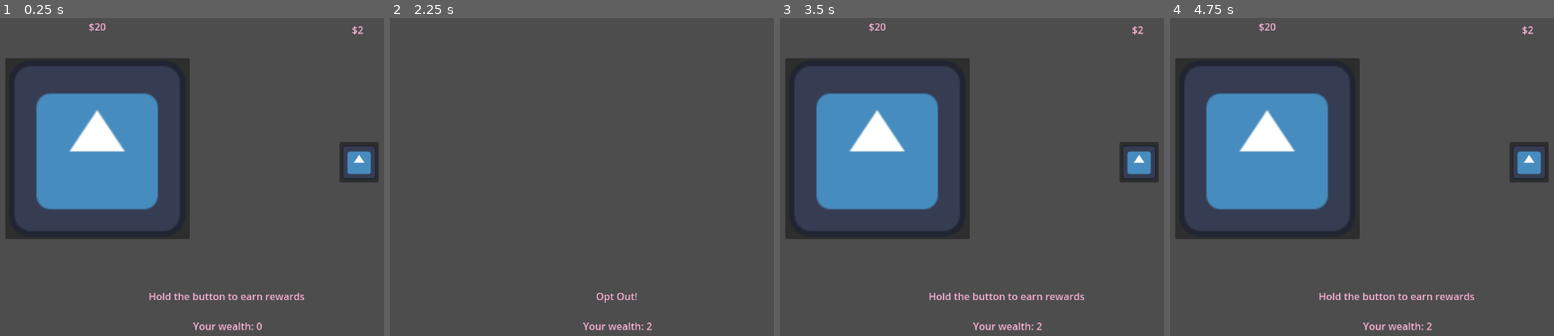
Above: before the commit, frames 1-4 (left to right).
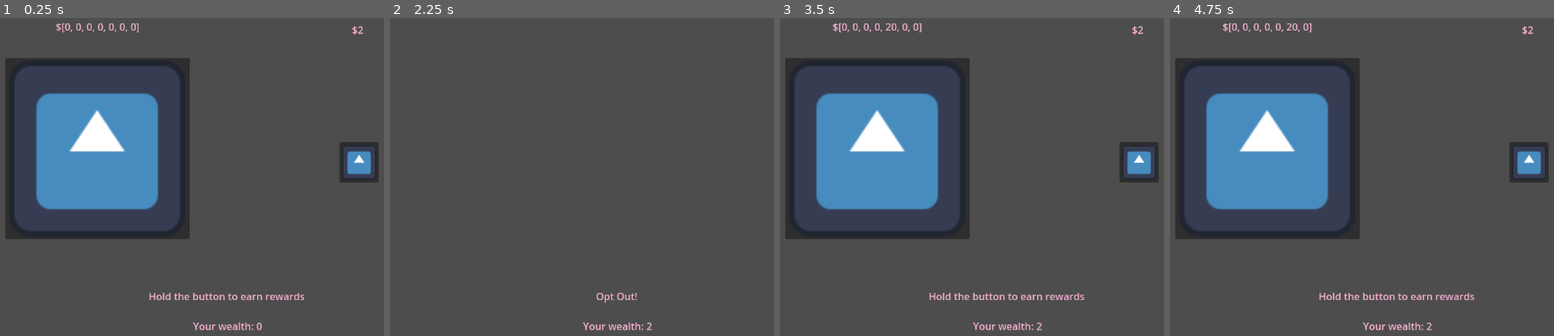
Above: after the commit, the same moments.

Repository: ZHTis/TBIP
Game: Godot game, scene res://main.tscn
The game is run twice, just before and just after one commit, with the same random seed, the same clock (stepped at 60 frames per second) and the same inputs. The engine's default icon, where the game draws it, is replaced by a stand-in: a white triangle on a blue panel in a dark square.
Inputs (mouse positions are in pixels of both pictures, inside the frame that each line leads up to):
- Up to frame 1 (0.25 s): no input
- Up to frame 2 (2.25 s): click (486, 148) at 0.5 s; tap Enter at 1.25 s; click (750, 161) at 2 s
- Up to frame 3 (3.5 s): tap Space at 2.75 s
- Up to frame 4 (4.75 s): click (1266, 148) at 3.5 s; tap Enter at 4.25 s

The runs differ from the first frame. In frame 1, 0.3% of the frame differs, in the area x 14-37%, y 1-5%; in frame 2, nothing differs; in frame 3, 0.3%, in the area x 13-38%, y 1-5%; in frame 4, 0.3%.

Commit message:
822rewardrandomunfinished

Diff:
--- a/Scripts/main.gd
+++ b/Scripts/main.gd
@@ -15,7 +15,7 @@
 # Rewards are distributed with the length of time
 var time_window
 var time_window_template
-var probabilities_reward_hold_template
+var hold_reward_probabilities
 var total_reward_chance
 var inter_trial_interval
 var step # timewindow step
@@ -66,10 +66,10 @@
 func generate_block(case = null):
 	# Generate a block of trials
 	match case:
-		1:
+		1: # unfinished
 			print("Case 1: Time-dependent reward distribution, not finished")
 			BLK1(0.5, 3.5, 0.5, 0.8, 10, 0.8, 9, null)
-		2:
+		2:# unfinished
 			print("Case 2:  not finished")
 			BLK2(10,20,1,2)
 		_:
@@ -105,22 +105,45 @@
 	if mean == null:
 		mean = time_window[0] + (time_window[1] -time_window[0]) /2 # mean
 	else: print("The parameter mean of the reward distribution over time has been set to:", mean)
+
 	# Generate reward templates
 	var templates = calculate_discrete_normal(time_window[0], time_window[1],
 	step, mean,  variance, _total_reward_chance)
-	probabilities_reward_hold_template = templates[0]
-	########### 概率要交叉影响下面这个变量 ##########
+
+	opt_out_reward_template = []
+	opt_out_reward_template.resize(number_of_trials)
+	opt_out_reward_template.fill(2)
+
 	hold_reward_template = []
-	opt_out_reward_template = []
-	hold_reward_template.resize(number_of_trials)
-	opt_out_reward_template.resize(number_of_trials)
-	hold_reward_template.fill(20)
-	opt_out_reward_template.fill(2)
+	hold_reward_probabilities = templates[0]
+	###################################################
+	var filters = []
+	for p in hold_reward_probabilities:
+		var filter = []
+		var n=1000
+		filter.resize(n)
+		filter.fill(0)
+		var n_true = int(p * n)
+		for i in range(n_true):
+			filter[i] = 1
+		filter.shuffle()
+		filter = filter.slice(0, number_of_trials)
+		filters.append(filter)
+	filters = _transpose(filters)
+
+	for i in range(number_of_trials):
+		var filter_of_the_trial = filters[i]
+		var reward_template_of_the_trial = filter_of_the_trial.map(func(x): return x * 20)
+		hold_reward_template.append(reward_template_of_the_trial)
+	###############################################################
+	print("hold_reward_template·0-5: ", hold_reward_template.slice(0, 5))
+
+
 	########## 按钮部分逻辑要跟这里关联 ##########
 	time_window_template= templates[1]
 
 
-
+#unfinished
 func init_trial(hold_reward_for_this_trial,opt_out_reward_for_this_trial):
 	# Initialize the test status
 	has_been_pressed = false
@@ -207,8 +230,6 @@
 		wealth += hold_reward
 	else:
 		pass
-
-
 
 
 # Hide all child nodes and deactivate interactive elements
@@ -319,3 +340,29 @@
 	else:
 		var random_float = rng.randf_range(start, stop)
 		return random_float
+
+# 转置二维数组的函数
+func _transpose(matrix: Array) -> Array:
+	# 处理空数组情况
+	if matrix.size() == 0:
+		return []
+
+	# 获取原数组的行数和列数
+	var rows = matrix.size()
+	var cols = matrix[0].size()
+
+	# 检查是否为不规则数组（每行长度不同）
+	for row in matrix:
+		if row.size() != cols:
+			print("Warning: The input 2D array has inconsistent row lengths, transpose may be inaccurate")
+			break
+
+	# 创建转置后的数组
+	var transposed = []
+	for j in range(cols):
+		var new_row = []
+		for i in range(rows):
+			new_row.append(matrix[i][j])
+		transposed.append(new_row)
+
+	return transposed
